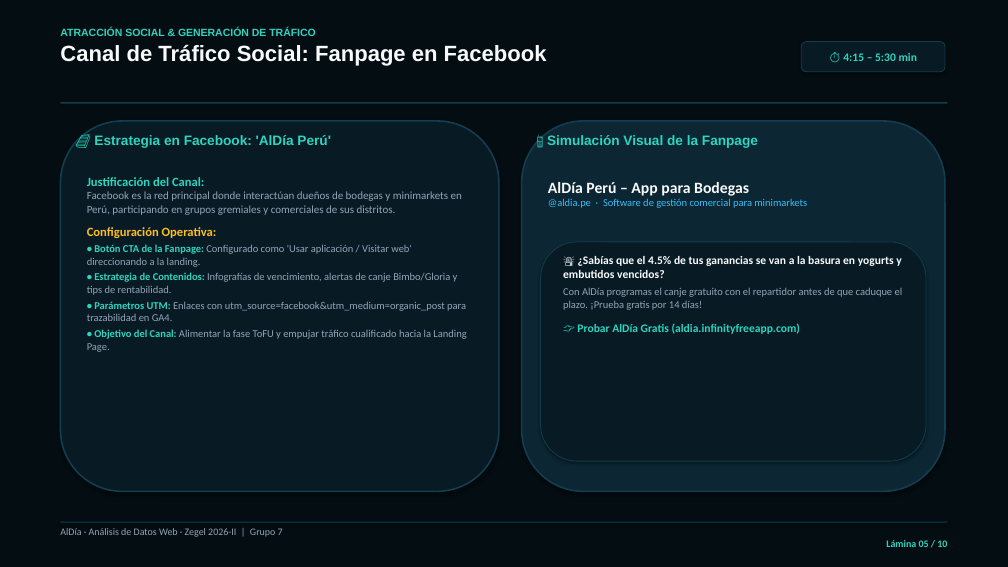
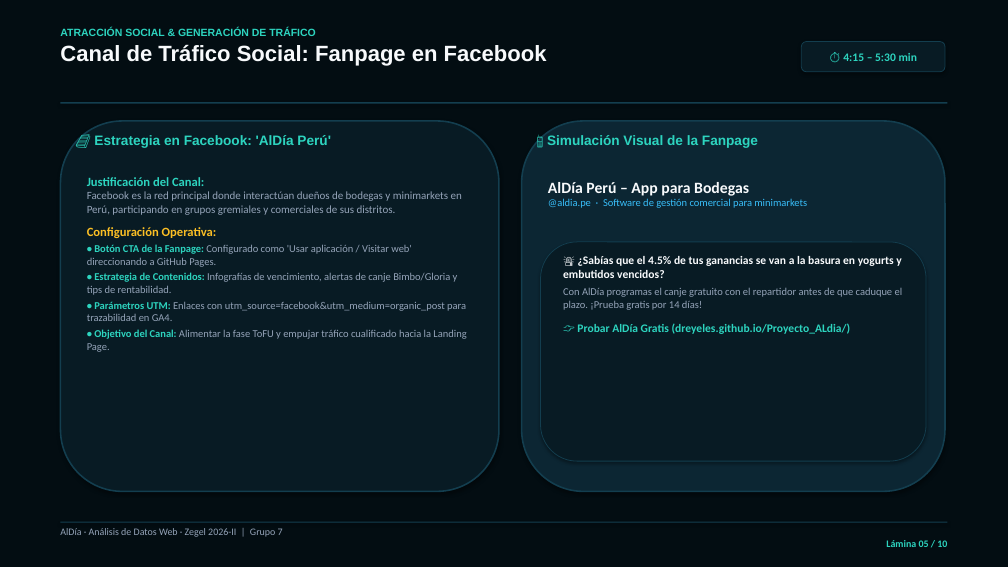
Before and after one commit to Dreyeles/Proyecto_ALdia, a slide deck: slide 5 of Presentacion_Avance1_Analisis_Datos_Web.pptx. Drawn at 1008x567 pixels with LibreOffice and Linux fonts; fonts in the diff are those of the drawing. Boxes give left, top, right and bottom in pixels: in the first picture for what was removed or moved away, otherwise in the second. Text is boxed around its words. In the diff, an @@ line names an element or a change of style, - is before the commit and + after.

```diff
--- a/Presentacion_Avance1_Analisis_Datos_Web.pptx
+++ b/Presentacion_Avance1_Analisis_Datos_Web.pptx
@@ text at (87, 244, 411, 267): text changed @@
-• Botón CTA de la Fanpage: Configurado como 'Usar aplicación / Visitar web' direccionando a la landing.
+• Botón CTA de la Fanpage: Configurado como 'Usar aplicación / Visitar web' direccionando a GitHub Pages.
@@ text at (577, 323, 851, 334): text changed @@
-👉 Probar AlDía Gratis (aldia.infinityfreeapp.com)
+👉 Probar AlDía Gratis (dreyeles.github.io/Proyecto_ALdia/)
```
Also in this commit, not shown: 6 other slides changed, 3 other files.
